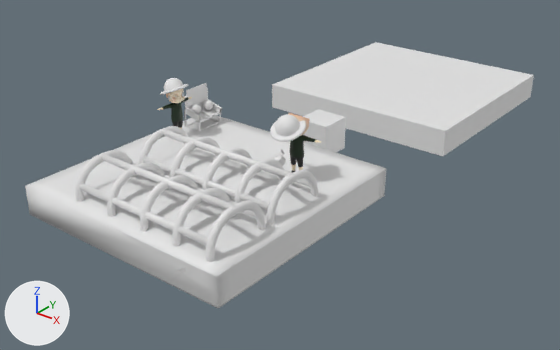
Before and after pictures for a commit that changed the glTF model prot/prot.glb.
Both versions are drawn from a camera (50 mm lens) standing at (1.54, -2.18, 1.12) and looking at (0.02, -0.28, -0.06). The axes (+X, +Y, +Z) are drawn at lower left. The lights are the same throughout. Where no turn or scale is listed for an object, it has been applied to the vertices.

In view in the first picture: 'Body', 'Body.001', 'Body.002', 'Body.005', 'Body.006', 'Body.007', 'Cube', 'じょうろ'.
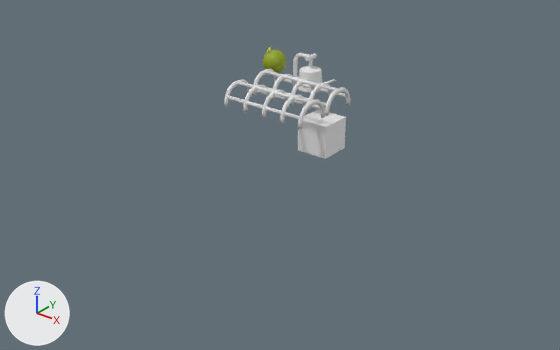
The newer file is also rescaled (x1.697) as a whole; pictures and numbers use the older file's frame.

The edits, one by one:
Picture '1513393 (2)' (img_1513393__2) is new.
Material '03___Default' (mat_03___default) is new.
Its base color is (0.8, 0.8, 0.8) (white #e7e7e7).
Material 'マテリアル.008' (mat_マテリアル_008) is new.
Its base color is (0.617, 0.8, 0.00878) (yellow #cee717).
Material '/melon' (mat_melon) is new.
Its texture is img_1513393__2.
Mesh me_watering_can_v2 is new.
It has 21288 vertices, 42200 faces and spans x -0.192..0.268, y -0.411..0.047, z 0.0..0.137.
Faces by material slot: [40992, 960, 248].
It uses material mat_03___default (white #e7e7e7).
It uses material mat_melon (picture img_1513393__2).
It uses material mat_マテリアル_008 (yellow #cee717).
Object 'Body' (ob_body) is deleted.
Object 'Body.001' (ob_body_001) is deleted.
Object 'Body.002' (ob_body_002) is deleted.
Object 'Body.004' (ob_body_004) is deleted.
Object 'Body.005' (ob_body_005) is deleted.
Object 'Body.006' (ob_body_006) is deleted.
Object 'Body.007' (ob_body_007) is deleted.
Object 'じょうろ' (ob_じょうろ) is deleted.
Object 'Watering_Can_V2' (ob_watering_can_v2) is new; it shows me_watering_can_v2.
Its location is (-0.075, 0.023, 0.155).

What differs and where, as boxes (x1, y1, x2, y2) in the pictures (560 x 350 px):
'じょうろ', deleted: before (25, 42, 534, 308)
'Watering_Can_V2', added: after (224, 46, 350, 129)
'Body.006', deleted: before (289, 135, 317, 158)
'Body.001', deleted: before (163, 97, 188, 122)
'Body', deleted: before (157, 89, 192, 129)
'Body.007', deleted: before (289, 113, 321, 171)
'Body.005', deleted: before (290, 155, 304, 167)
'Body.002', deleted: before (172, 119, 183, 128)
